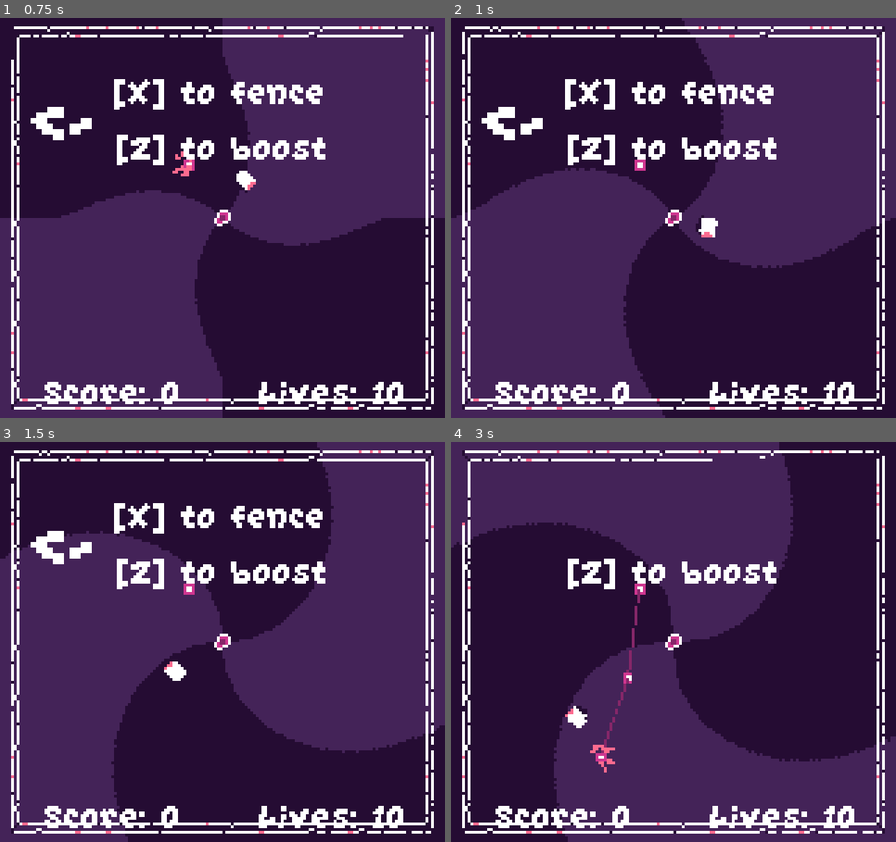
Above: before the commit, frames 1-4 (two rows, left to right).
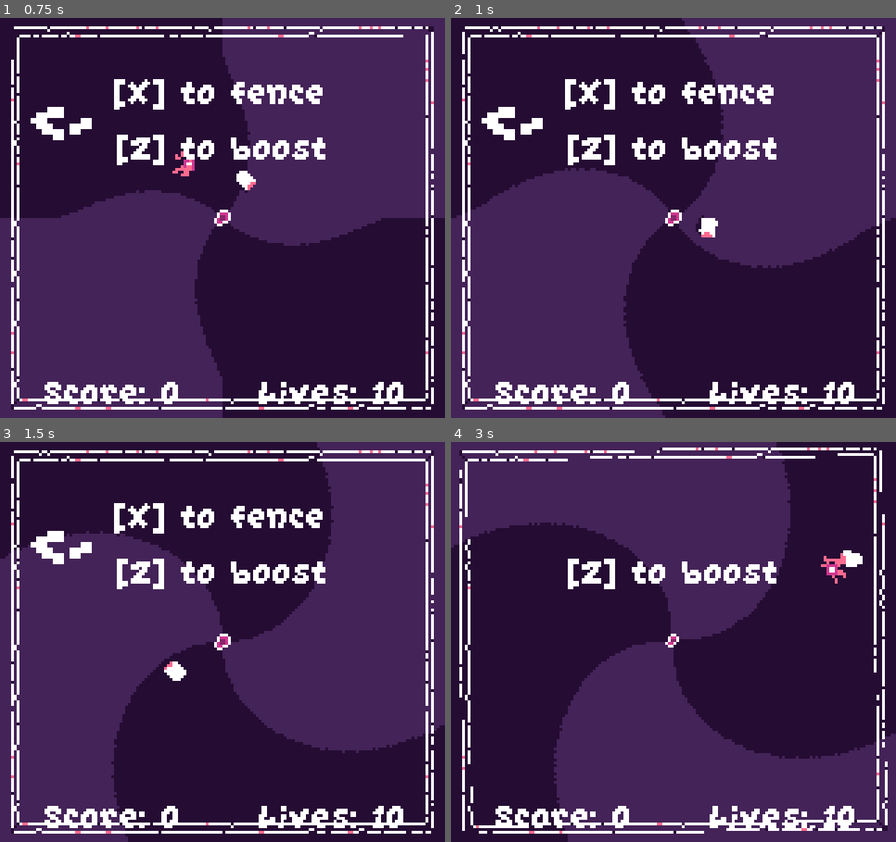
Above: after the commit, the same moments.

Repository: EdBarrancos/Signal
Game: Godot game, scene res://Game/Scenes/Game.tscn
Two runs of this game, one before a commit and one after it. Both use one fixed random seed, a clock stepped at 60 frames per second and the inputs below. Sound files missing from this copy of the repository are replaced by a short silence.
Inputs:
- Up to frame 1 (0.75 s): tap Enter at 0.5 s; hold D (RIGHT) from 0.53 s (still down); hold X (CHORD) from 0.53 s (still down)
- Up to frame 2 (1 s): keep holding D (RIGHT); keep holding X (CHORD); tap C (CLEAR CHORDS, bound only after the commit) at 0.8 s
- Up to frame 3 (1.5 s): keep holding D (RIGHT); release X (CHORD) at 1.28 s; tap C (CLEAR CHORDS, bound only after the commit) at 1.35 s
- Up to frame 4 (3 s): tap X (CHORD) at 1.55, 2.85 s; release D (RIGHT) at 2.03 s; hold Z (BOOST) 2.03-2.78 s; hold A (LEFT) from 2.03 s (still down); tap C (CLEAR CHORDS, bound only after the commit) at 2.3 s

Frame 1 is identical in both runs. In frame 2, less than 0.1% of the frame differs, in the area x 41-44%, y 35-39%; in frame 3, less than 0.1%; in frame 4, 6.4%, in the area x 1-100%, y 0-99%.

Commit message:
Clear all points

Diff:
--- a/project/Player/Scripts/Chord.gd
+++ b/project/Player/Scripts/Chord.gd
@@ -48,6 +48,10 @@
 func remove_pin(pin):
 	current_pins.erase(pin)
 
+func remove_all_pins():
+	while(!current_pins.empty()):
+		current_pins.pop_front().close()
+
 func init_fence_surrounding():
 	fence.clear()
 
--- a/project/Player/Scripts/Pin.gd
+++ b/project/Player/Scripts/Pin.gd
@@ -182,3 +182,6 @@
 func _on_AnimationPlayer_animation_finished(anim_name):
 	if anim_name == "death":
 		finish_close()
+
+func delete():
+	pass
--- a/project/Player/Scripts/Player.gd
+++ b/project/Player/Scripts/Player.gd
@@ -27,6 +27,9 @@
 		chord.spawn_point()
 		emit_signal("spawn_pin")
 
+	if event.is_action_pressed("CLEAR CHORDS"):
+		chord.remove_all_pins()
+
 func _on_Movement_collision():
 	if player_state == PlayerStates.Idle:
 		playerAnimation.play("squeeze")
--- a/project/project.godot
+++ b/project/project.godot
@@ -119,6 +119,11 @@
 "events": [ Object(InputEventKey,"resource_local_to_scene":false,"resource_name":"","device":0,"alt":false,"shift":false,"control":false,"meta":false,"command":false,"pressed":false,"scancode":0,"physical_scancode":81,"unicode":0,"echo":false,"script":null)
  ]
 }
+"CLEAR CHORDS"={
+"deadzone": 0.5,
+"events": [ Object(InputEventKey,"resource_local_to_scene":false,"resource_name":"","device":0,"alt":false,"shift":false,"control":false,"meta":false,"command":false,"pressed":false,"scancode":67,"physical_scancode":0,"unicode":0,"echo":false,"script":null)
+ ]
+}
 
 [layer_names]
 
